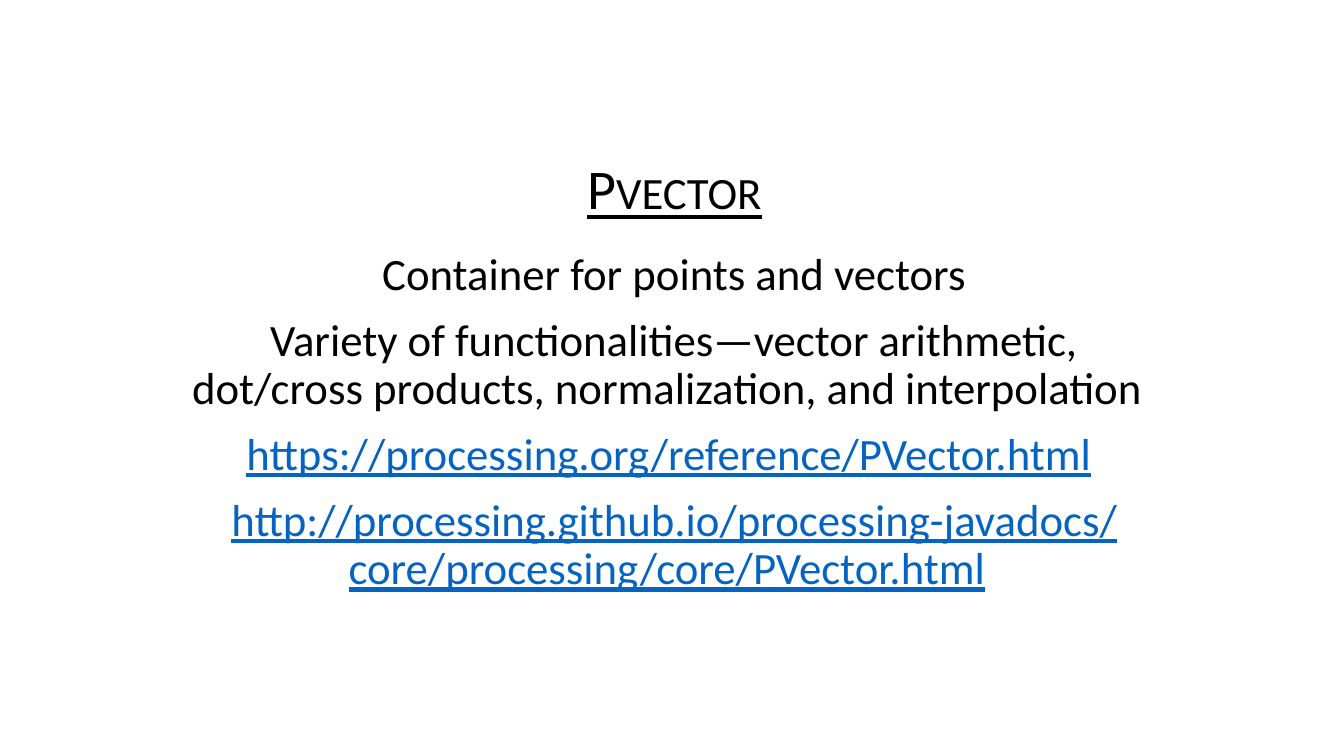
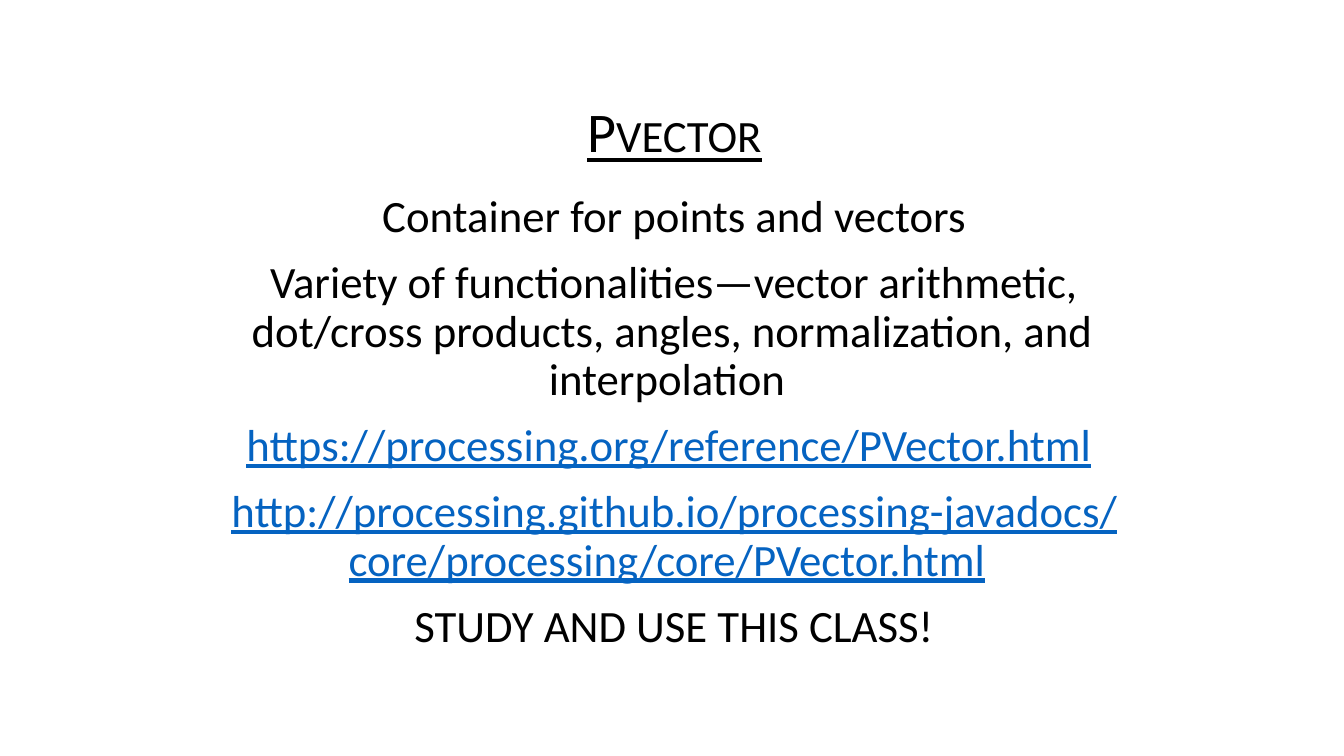
Before and after one commit to USFDataVisualization/Computational-Geometry-Lecture, a slide deck: slide 36 of L02-processing.pptx (slide 32 before the commit). Drawn at 1344x756 pixels with LibreOffice and Linux fonts; fonts in the diff are those of the drawing; background and template pictures are left out. Boxes give left, top, right and bottom in pixels: in the first picture for what was removed or moved away, otherwise in the second. Text is boxed around its words. In the diff, an @@ line names an element or a change of style, - is before the commit and + after.

```diff
--- a/L02-processing.pptx
+++ b/L02-processing.pptx
@@ text at [252,267,1091,403]: text changed @@
-  • Variety of functionalities—vector arithmetic, dot/cross products, normalization, and interpolation
+  • Variety of functionalities—vector arithmetic, dot/cross products, angles, normalization, and interpolation
@@ text at [414,611,933,643]: paragraph added @@
+  • STUDY AND USE THIS CLASS!
```
Also in this commit, not shown: 3 other slides changed, 4 slides added, 41 other files.
